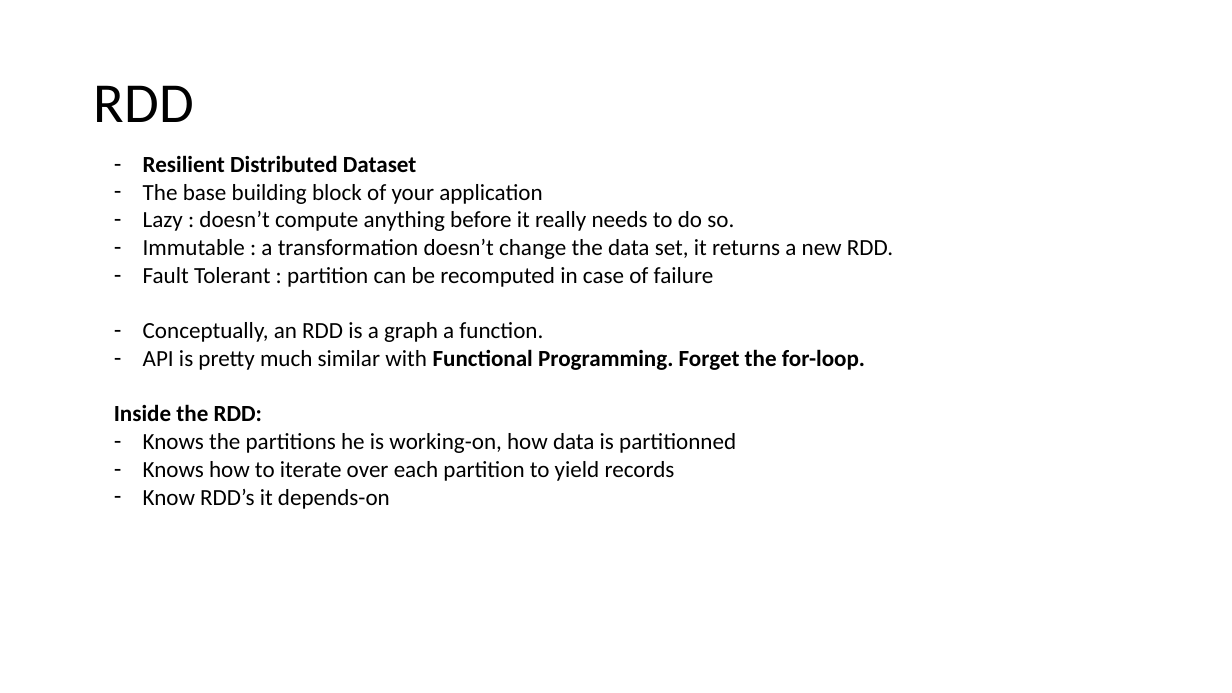
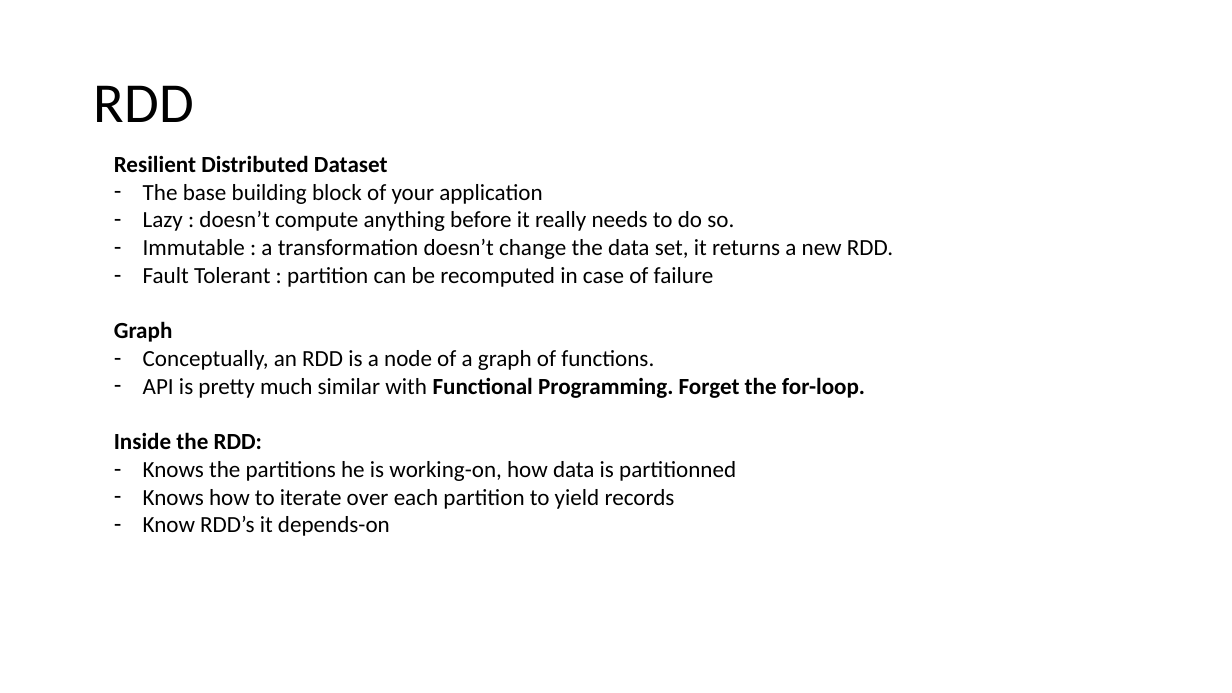
Before and after one commit to criteo-research/master-iasd, a slide deck: slide 5 of module4/td1/td1-spark-rdd.pptx (slide 4 before the commit). Drawn at 1232x693 pixels with LibreOffice and Linux fonts; fonts in the diff are those of the drawing. Boxes give left, top, right and bottom in pixels: in the first picture for what was removed or moved away, otherwise in the second. Text is boxed around its words. In the diff, an @@ line names an element or a change of style, - is before the commit and + after.

Commit message:
RDD : Change slides 1 to 6 and move pdf

```diff
--- a/module4/td1/td1-spark-rdd.pptx
+++ b/module4/td1/td1-spark-rdd.pptx
@@ text at (114,155,388,172): bullet - to none @@
@@ text at (114,321,654,370): text changed @@
-– Conceptually, an RDD is a graph a function.
+Graph
+– Conceptually, an RDD is a node of a graph of functions.
```
Also in this commit, not shown: 2 other slides changed, 1 slide added, 2 other files.
